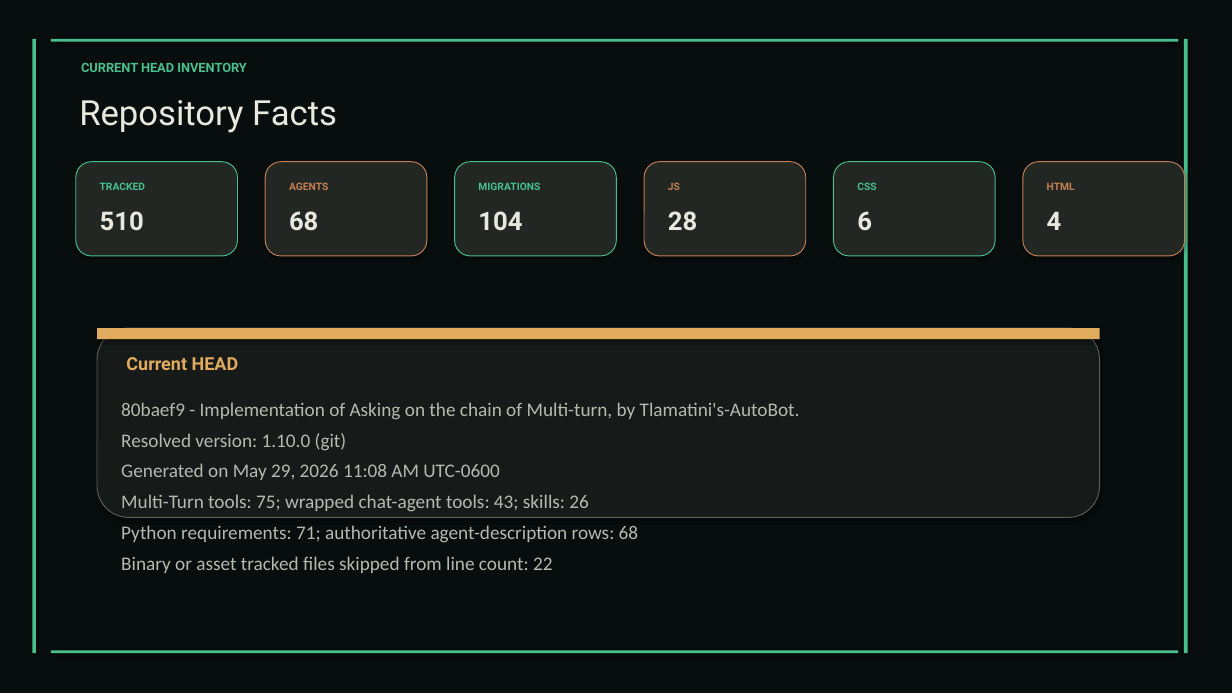
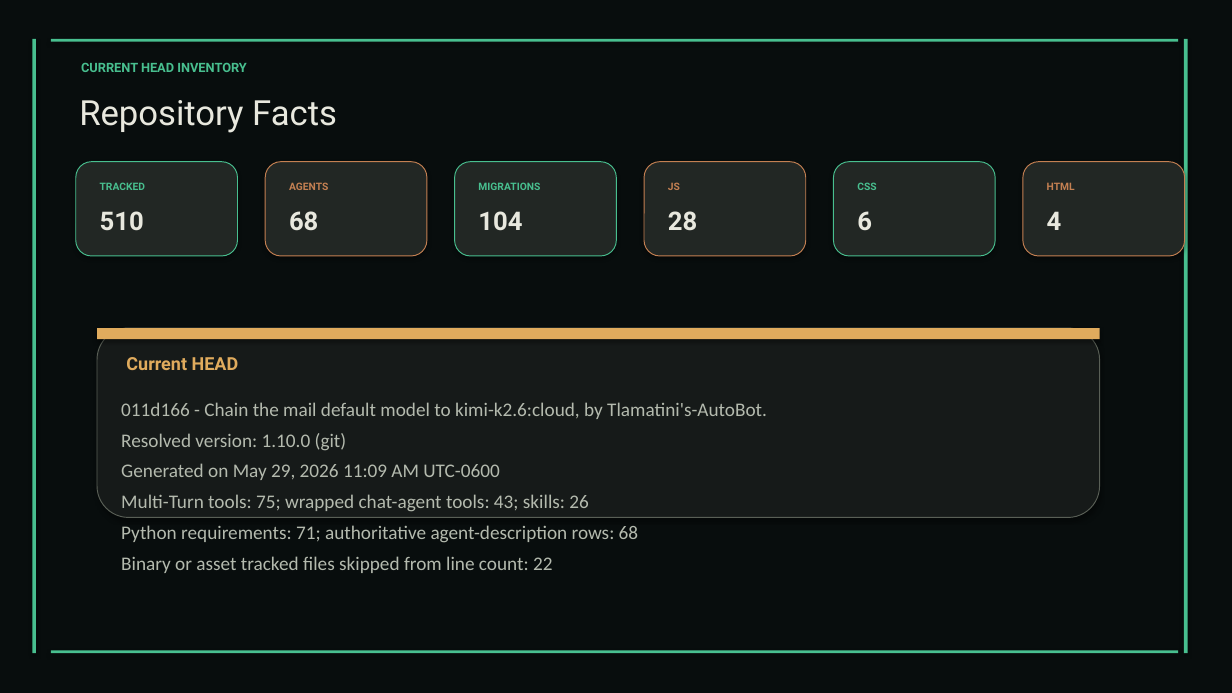
Before and after one commit to XAIHT/Tlamatini, a slide deck: slide 40 of Tlamatini_eXtended_Artificial_Intelligence_Humanly_Tempered.pptx. Drawn at 1232x693 pixels with LibreOffice and Linux fonts; fonts in the diff are those of the drawing. Boxes give left, top, right and bottom in pixels: in the first picture for what was removed or moved away, otherwise in the second. Text is boxed around its words. In the diff, an @@ line names an element or a change of style, - is before the commit and + after.

Commit message:
Updating visual documentation, by Tlamatini's-AutoBot.

```diff
--- a/Tlamatini_eXtended_Artificial_Intelligence_Humanly_Tempered.pptx
+++ b/Tlamatini_eXtended_Artificial_Intelligence_Humanly_Tempered.pptx
@@ text at box(121, 402, 767, 419): text changed @@
-80baef9 - Implementation of Asking on the chain of Multi-turn, by Tlamatini's-AutoBot.
+011d166 - Chain the mail default model to kimi-k2.6:cloud, by Tlamatini's-AutoBot.
@@ text at box(121, 463, 499, 480): text changed @@
-Generated on May 29, 2026 11:08 AM UTC-0600
+Generated on May 29, 2026 11:09 AM UTC-0600
```
Also in this commit, not shown: 4 other slides changed, 2 slides removed, 2 other files.
